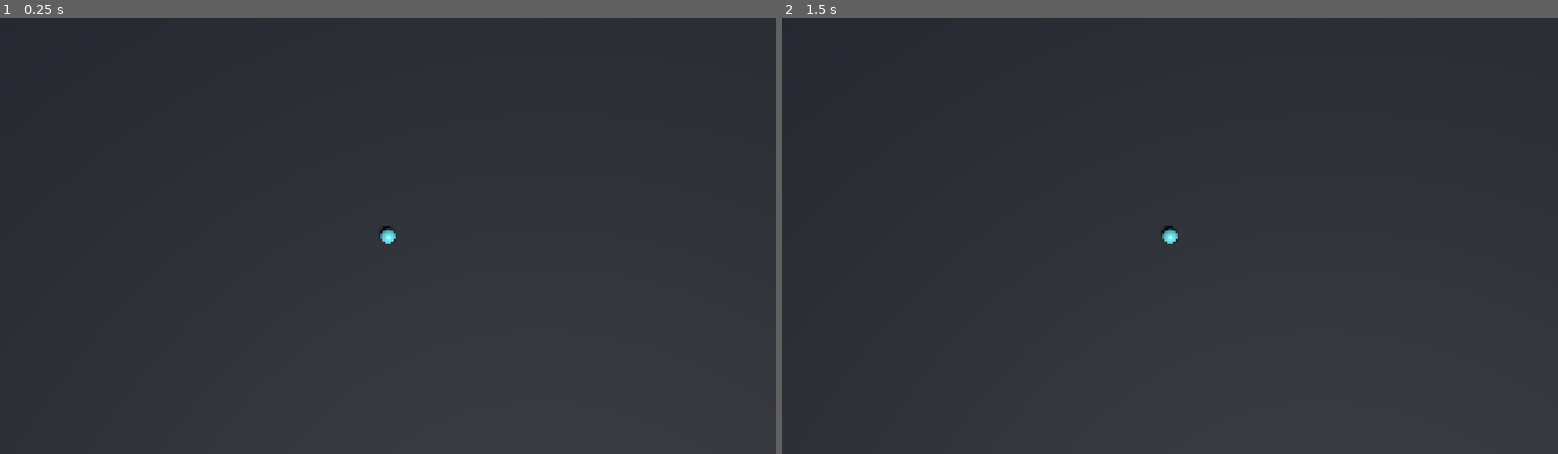
Above: before the commit, frames 1-2 (left to right).
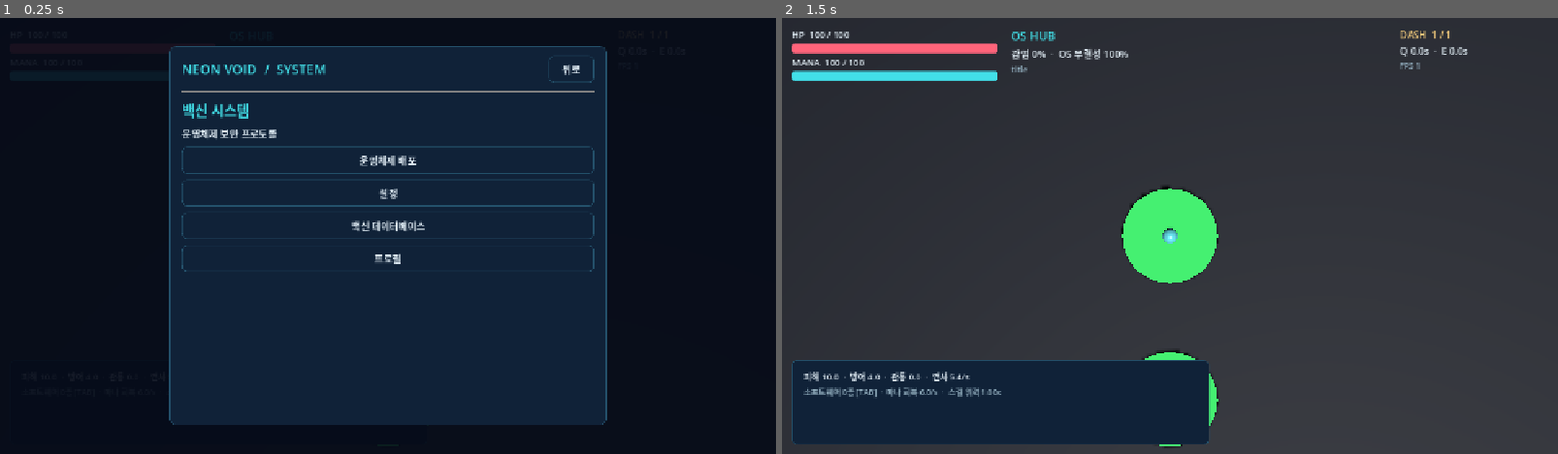
Above: after the commit, the same moments.

Repository: tharu8813/Neon-Void
Game: Godot game, scene res://scenes/main.tscn
Same seed, same stepped clock (60 frames per second), same inputs: the game is played once before the commit and once after it.
Inputs (mouse positions are in pixels of both pictures, inside the frame that each line leads up to):
- Up to frame 1 (0.25 s): no input
- Up to frame 2 (1.5 s): click (1356, 70) at 0.5 s, where only the run after the commit has a clickable "뒤로"; tap Enter at 1.25 s; move the mouse to (1340, 214) at 1.27 s; hold D from 1.28 s (still down); hold Q from 1.28 s (still down)

The runs differ from the first frame. In frame 1, 99% of the frame differs, in the area x 0-100%, y 0-100%; in frame 2, 14%.
Error before the commit: Cannot call method 'set' on a null value. (res://scripts/main.gd:50)

Commit message:
feat(godot): assemble production-entry 3D scene using B camera/player, D HUD and P9 MultiMesh

Diff:
--- a/godot/scenes/main.tscn
+++ b/godot/scenes/main.tscn
@@ -1,9 +1,17 @@
-[gd_scene load_steps=6 format=3]
+[gd_scene load_steps=12 format=3]
 
 [ext_resource type="Script" path="res://scripts/main.gd" id="1_main"]
+[ext_resource type="Script" path="res://scripts/input/legacy_input.gd" id="2_input"]
+[ext_resource type="Script" path="res://scripts/camera/legacy_camera.gd" id="3_camera"]
+[ext_resource type="PackedScene" path="res://scenes/player/legacy_player.tscn" id="4_player"]
+[ext_resource type="PackedScene" path="res://scenes/ui/ui_shell.tscn" id="5_ui"]
+[ext_resource type="Script" path="res://visuals/projectile_batch.gd" id="6_projectiles"]
 
 [sub_resource type="PlaneMesh" id="PlaneMesh_floor"]
 size = Vector2(12.8, 7.2)
+
+[sub_resource type="PlaneMesh" id="PlaneMesh_hub"]
+size = Vector2(24, 15.6)
 
 [sub_resource type="StandardMaterial3D" id="Material_floor"]
 albedo_color = Color(0.035, 0.065, 0.125, 1)
@@ -23,14 +31,24 @@
 script = ExtResource("1_main")
 
 [node name="ArenaFloor" type="MeshInstance3D" parent="."]
-position = Vector3(6.4, 0, 3.6)
+position = Vector3(6.4, -0.04, 3.6)
 mesh = SubResource("PlaneMesh_floor")
+material_override = SubResource("Material_floor")
+
+[node name="HubFloor" type="MeshInstance3D" parent="."]
+position = Vector3(12, -0.04, 7.8)
+mesh = SubResource("PlaneMesh_hub")
 material_override = SubResource("Material_floor")
 
 [node name="PlayerVisual" type="MeshInstance3D" parent="."]
 position = Vector3(6.4, 0.13, 3.6)
 mesh = SubResource("SphereMesh_player")
 material_override = SubResource("Material_player")
+
+[node name="InputController" type="Node" parent="."]
+script = ExtResource("2_input")
+
+[node name="LegacyPlayer" parent="." instance=ExtResource("4_player")]
 
 [node name="Camera3D" type="Camera3D" parent="."]
 position = Vector3(6.4, 14, 3.6)
@@ -40,6 +58,16 @@
 size = 7.2
 near = 0.05
 far = 200.0
+script = ExtResource("3_camera")
+
+[node name="GateVisuals" type="Node3D" parent="."]
+
+[node name="EnemyVisuals" type="Node3D" parent="."]
+
+[node name="ProjectileBatch" type="MultiMeshInstance3D" parent="."]
+script = ExtResource("6_projectiles")
+
+[node name="UIShell" parent="." instance=ExtResource("5_ui")]
 
 [node name="DirectionalLight3D" type="DirectionalLight3D" parent="."]
 rotation_degrees = Vector3(-65, 20, -15)
